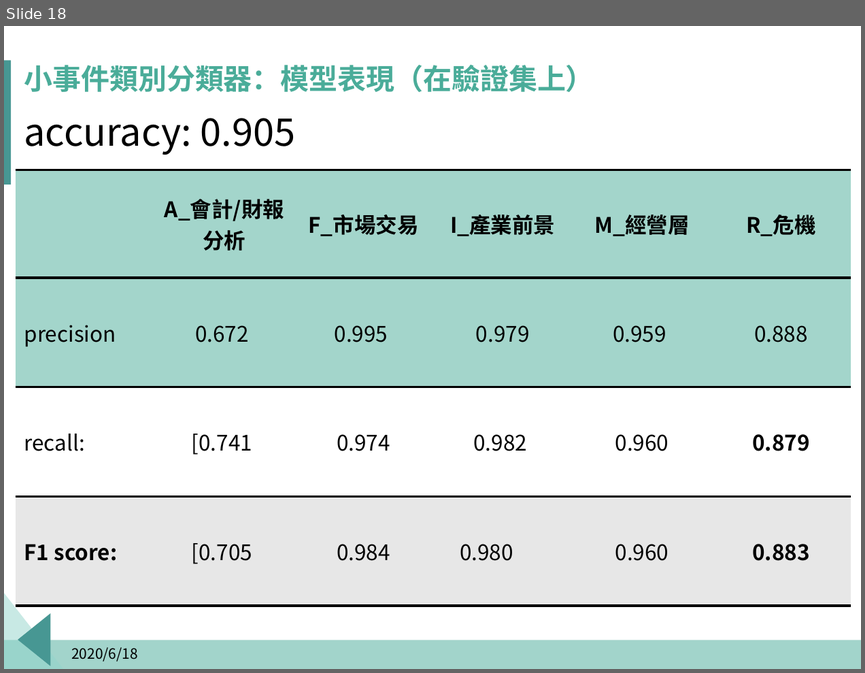
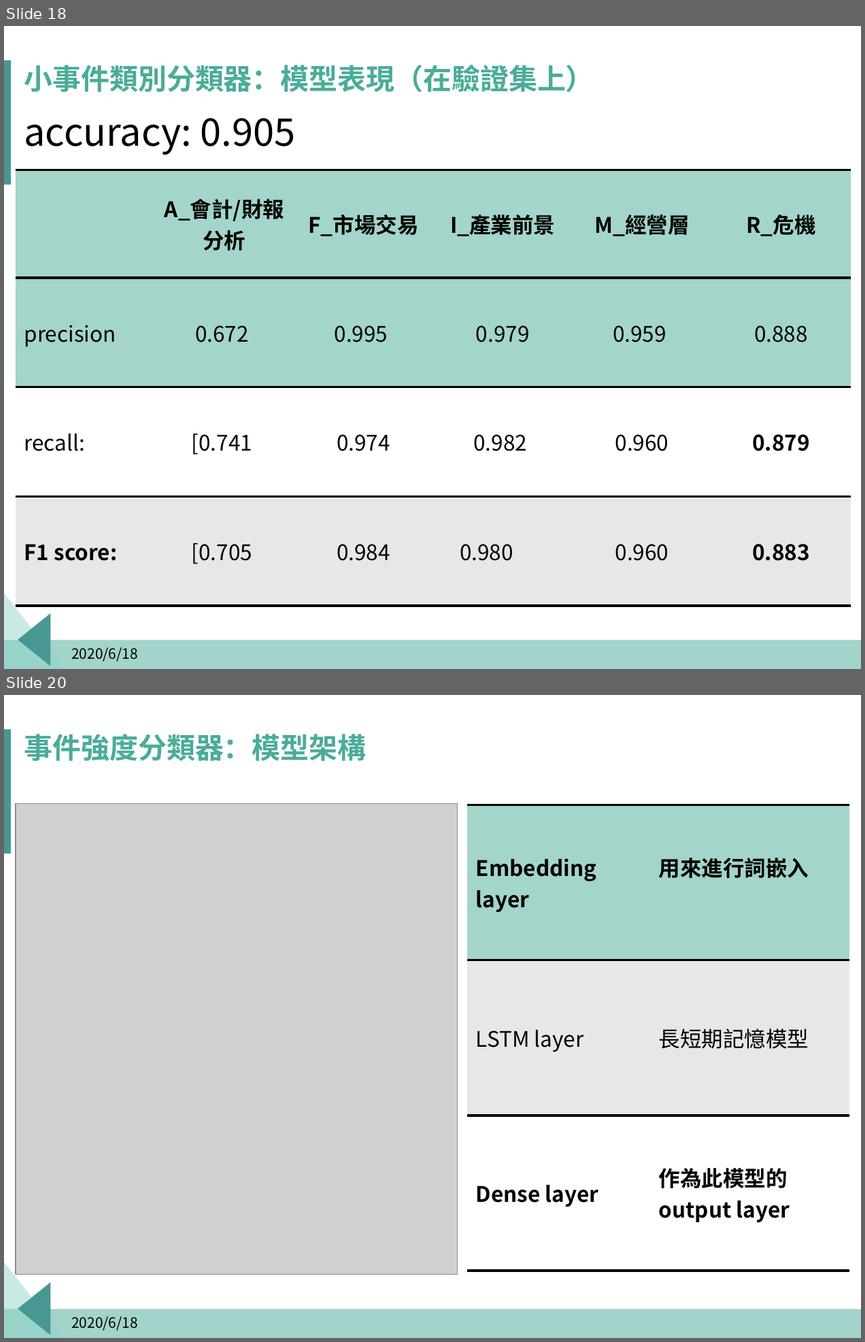
Before and after one commit to p314008dsa/Text-mining, a slide deck: Fintech.pptx. Shown one above the other, each under a label of ours: slide 18 before the commit, slides 18 and 20 after it; the slides between them are not shown. The pictures are 865x673 and 865x1342 pixels, drawn with LibreOffice and Linux fonts; fonts in the diff are those of the drawing; grey boxes stand for pictures; background and template pictures are left out. Boxes give left, top, right and bottom in pixels: in the first picture for what was removed or moved away, otherwise in the second. Text is boxed around its words. In the diff, an @@ line names an element or a change of style, - is before the commit and + after.

```diff
--- a/Fintech.pptx
+++ b/Fintech.pptx
@@ slide 20 added at (x1=4, y1=695, x2=861, y2=1338), background #FFFFFF; not listed: 4 template elements that a slide beside it also shows @@
@@ title added at (x1=24, y1=734, x2=366, y2=761), 24 pt, text #4AAC99, bold @@
+事件強度分類器：模型架構
@@ picture added at (x1=15, y1=804, x2=458, y2=1274) @@
@@ table added at (x1=468, y1=804, x2=850, y2=1270), 3 rows, 2 columns @@
+Embedding layer | 用來進行詞嵌入
+LSTM layer | 長短期記憶模型
+Dense layer | 作為此模型的output layer
@@ text added at (x1=71, y1=1316, x2=138, y2=1330), 12 pt, text #000000 @@
+2020/6/18
```
Also in this commit, not shown: 2 other slides added.
